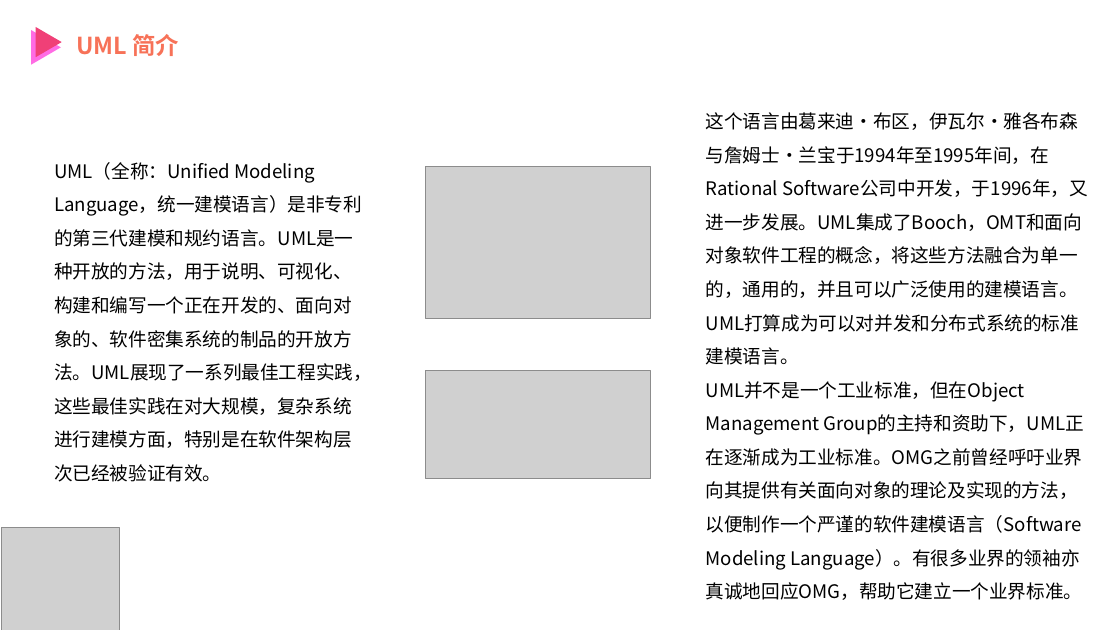
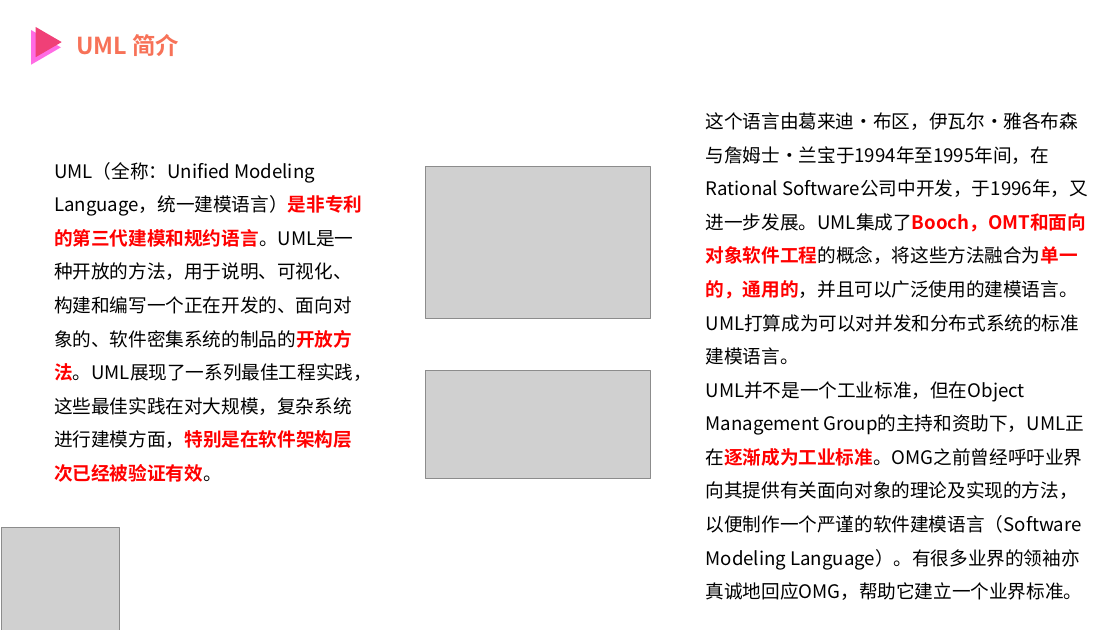
Before and after one commit to MrBlackry/SE-Education-Assistant-System, a slide deck: slide 5 of 非受控文档/陈铭阳/PRD2018-G12-UML概述PPT.pptx. Drawn at 1120x630 pixels with LibreOffice and Linux fonts; fonts in the diff are those of the drawing; grey boxes stand for pictures. Boxes give left, top, right and bottom in pixels: in the first picture for what was removed or moved away, otherwise in the second. Text is boxed around its words. In the diff, an @@ line names an element or a change of style, - is before the commit and + after.

```diff
--- a/非受控文档/陈铭阳/PRD2018-G12-UML概述PPT.pptx
+++ b/非受控文档/陈铭阳/PRD2018-G12-UML概述PPT.pptx
@@ text "这个语言由葛来迪·布区，伊瓦尔·雅各布森与詹姆士·兰宝于1994年至1995年间，在Rational Software公 ..." at box(706, 112, 1088, 600): text colour #000000 to #FF0000, bold on in "Software公司中开发，于1996年，又进一步发展。UML集成了Booch，OMT和面向对象软件工程的概念，将这些方 ...", "Group的主持和资助下，UML正在逐渐成为工业标准。OMG之前曾经呼吁业界向其提供有关面向对象的理论及实现的方法，以便 ..." @@
@@ text "UML（全称：Unified Modeling Language，统一建模语言）是非专利的第三代建模和规约语言。UML是 ..." at box(54, 162, 372, 482): text colour #000000 to #FF0000, bold on in "Language，统一建模语言）是非专利的第三代建模和规约语言。UML是一种开放的方法，用于说明、可视化、构建和编写一个 ..." @@
```
Also in this commit, not shown: 31 other slides changed.
